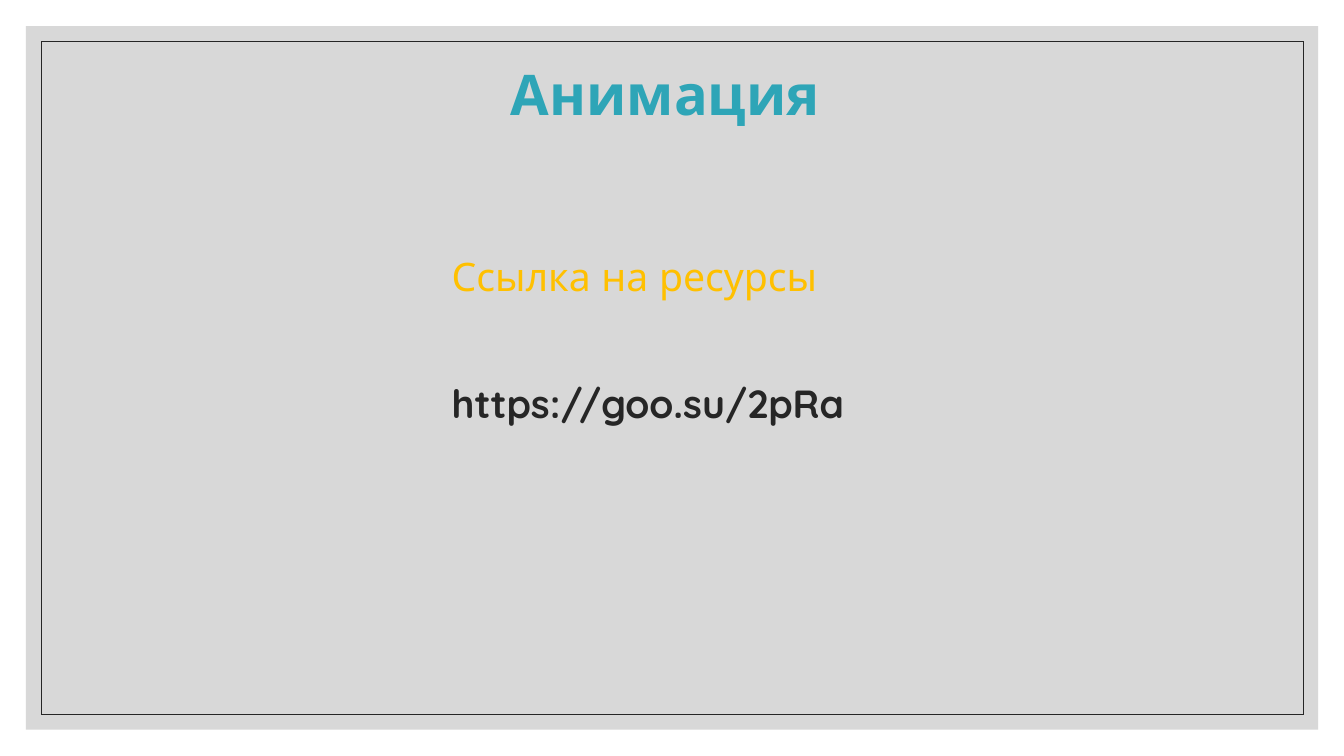
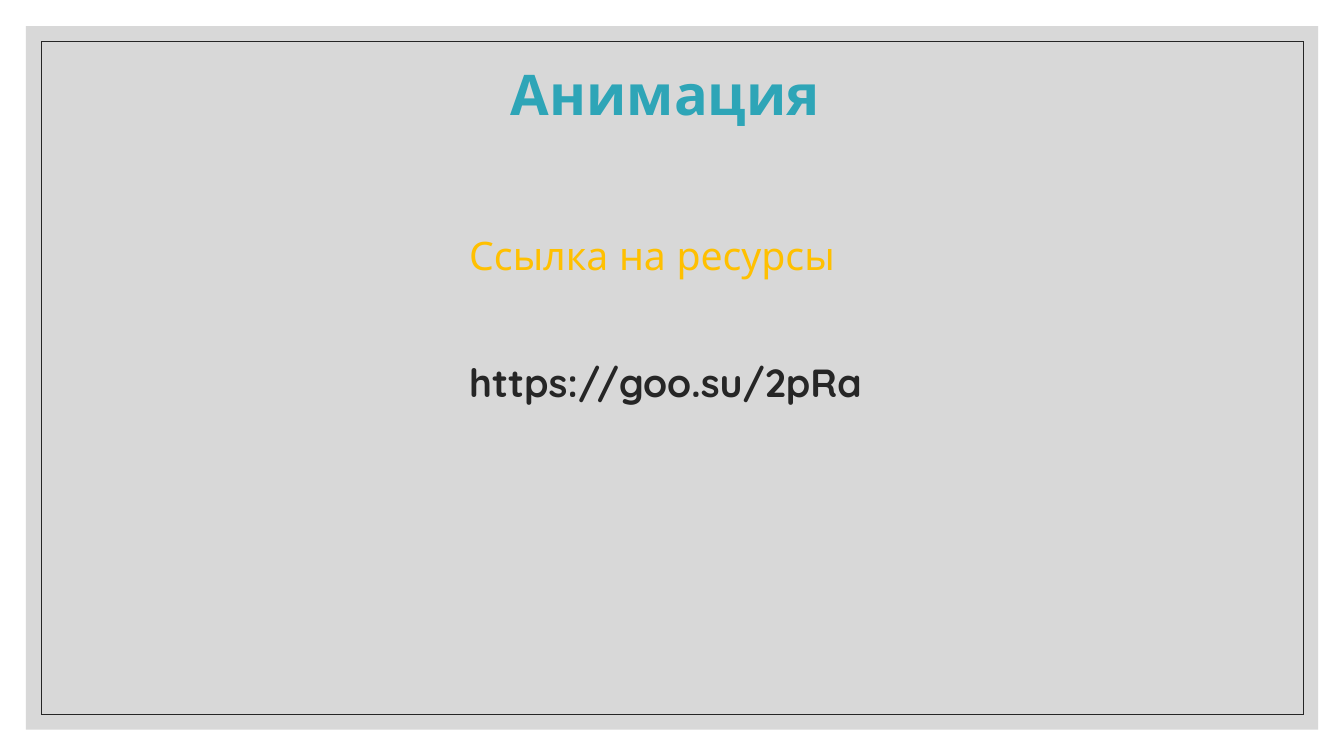
Before and after one commit to IriEfremova/LessonsCube, a slide deck: slide 4 of Unity/Lesson9/Animation.pptx. Drawn at 1344x756 pixels with LibreOffice and Linux fonts; fonts in the diff are those of the drawing. Boxes give left, top, right and bottom in pixels: in the first picture for what was removed or moved away, otherwise in the second. Text is boxed around its words. In the diff, an @@ line names an element or a change of style, - is before the commit and + after.

```diff
--- a/Unity/Lesson9/Animation.pptx
+++ b/Unity/Lesson9/Animation.pptx
@@ text "Ссылка на ресурсы": place and size @@
-text "Ссылка на ресурсы" at (452,262,844,426)
+text "Ссылка на ресурсы" at (469,241,861,405)
```
Also in this commit, not shown: 5 other files.
